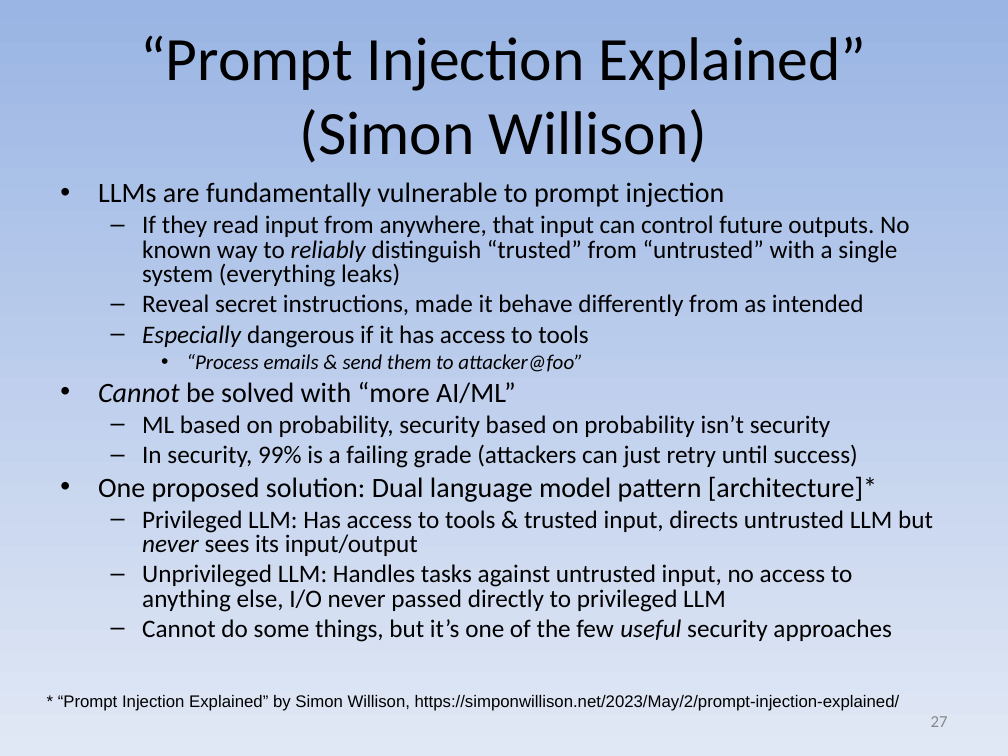
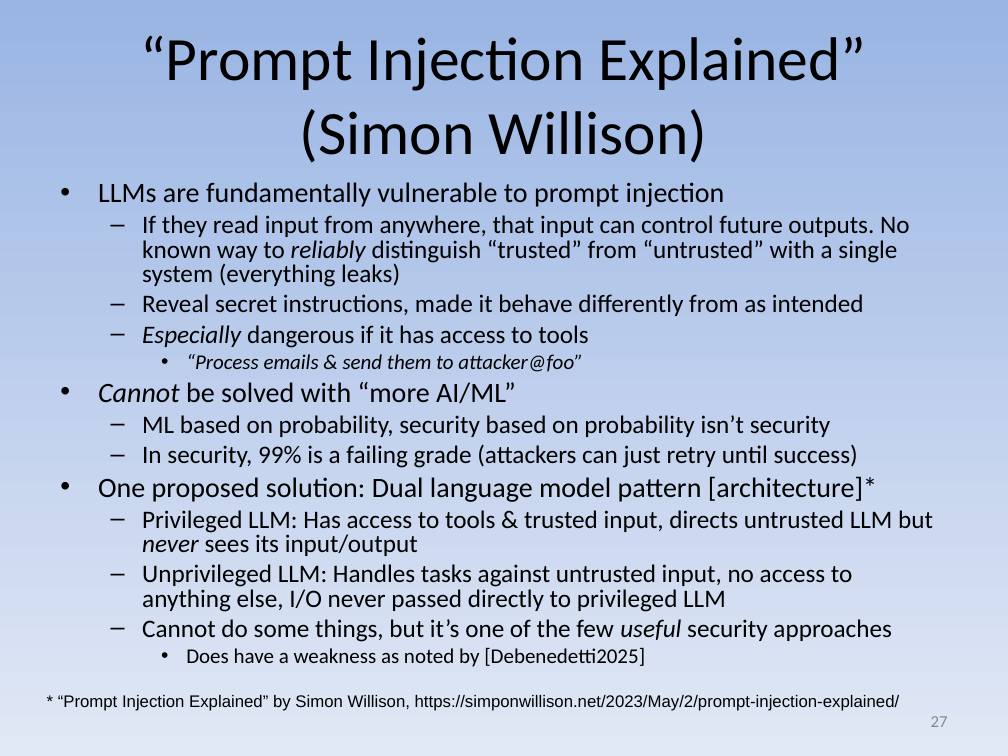
Before and after one commit to david-a-wheeler/david-a-wheeler.github.io, a slide deck: slide 27 of secure-class/presentations/AI-ML-Security.ppt. Drawn at 1008x756 pixels with LibreOffice and Linux fonts; fonts in the diff are those of the drawing. Boxes give left, top, right and bottom in pixels: in the first picture for what was removed or moved away, otherwise in the second. Text is boxed around its words. In the diff, an @@ line names an element or a change of style, - is before the commit and + after.

Commit message:
Add CaMeL to AI slides
Should add more, but at least we have a citation

```diff
--- a/secure-class/presentations/AI-ML-Security.ppt
+++ b/secure-class/presentations/AI-ML-Security.ppt
@@ text at <box>186,647,645,667</box>: paragraph added @@
+    • Does have a weakness as noted by [Debenedetti2025]
```
Also in this commit, not shown: 1 slide added.
